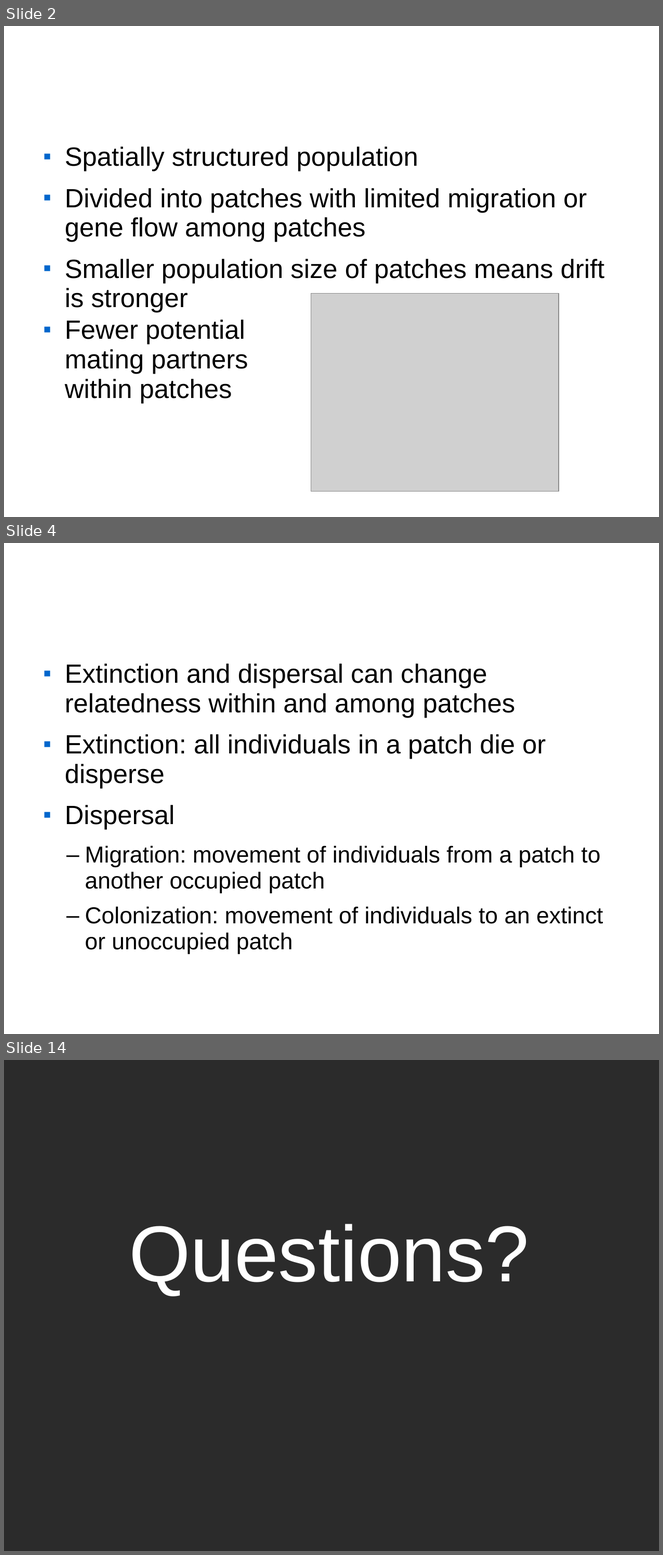
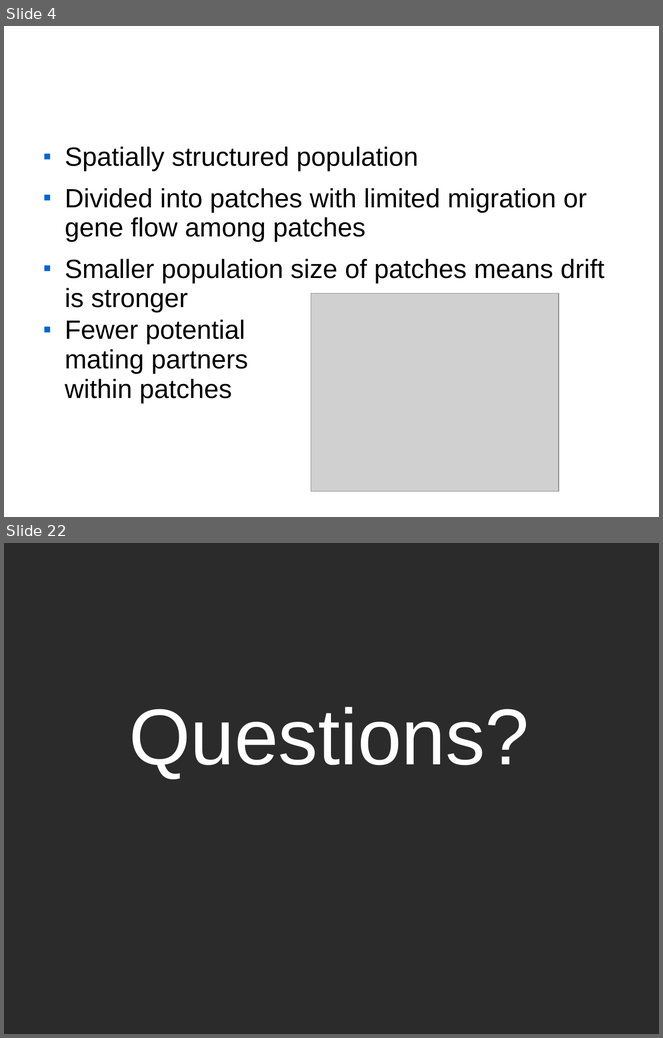
Before and after one commit to maugat1/quantiNEMO_Taylor2010, a slide deck: pres/pres2/pres2.odp. Shown one above the other, each under a label of ours: slides 2, 4 and 14 before the commit, slides 4 and 22 after it; the slides between them are not shown. The pictures are 663x1555 and 663x1038 pixels, drawn with LibreOffice and Linux fonts; fonts in the diff are those of the drawing; grey boxes stand for pictures; background and template pictures are left out; a plain dark background stands for a picture behind light text. Boxes give left, top, right and bottom in pixels: in the first picture for what was removed or moved away, otherwise in the second. Text is boxed around its words. In the diff, an @@ line names an element or a change of style, - is before the commit and + after.

```diff
--- a/pres/pres2/pres2.odp
+++ b/pres/pres2/pres2.odp
@@ slide 4 removed at [4,543,659,1034], background picture (left out) @@
@@ title removed at [34,546,624,622] @@
-Metapopulation dynamics
@@ text removed at [65,664,603,954] @@
-■ Extinction and dispersal can change relatedness within and among patches
-■ Extinction: all individuals in a patch die or disperse
-■ Dispersal
-  – Migration: movement of individuals from a patch to another occupied patch
-  – Colonization: movement of individuals to an extinct or unoccupied patch
@@ what was slide 2 is now slide 4 @@
@@ what was slide 14 is now slide 22 @@
```
Also in this commit, not shown: 10 slides changed, 12 slides added, 2 other slides removed, 6 other files.
